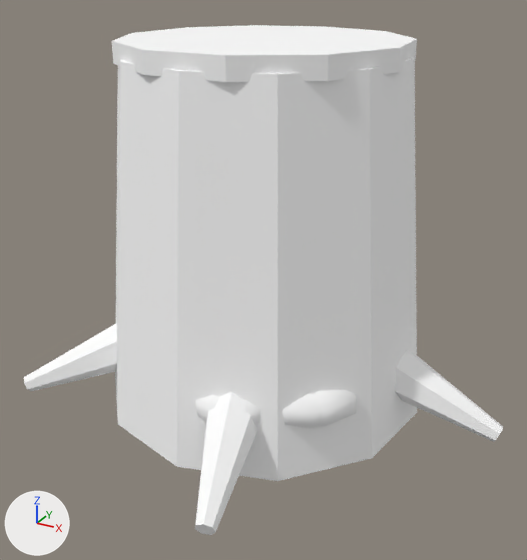
One commit to the glTF model assets/generated/stump_mossy_summer.glb: the scene before it, then after it.
Both versions are drawn from a 50 mm camera at (0.955, -1.744, 1.223) aimed at (0.039, -0.078, 0.391). Every picture has the same lights, and +X, +Y and +Z are marked at lower left. The picture after the commit comes second. Where no turn or scale is listed for an object, it has been applied to the vertices.

Objects in the first picture: 'stump_mossy_summer'.
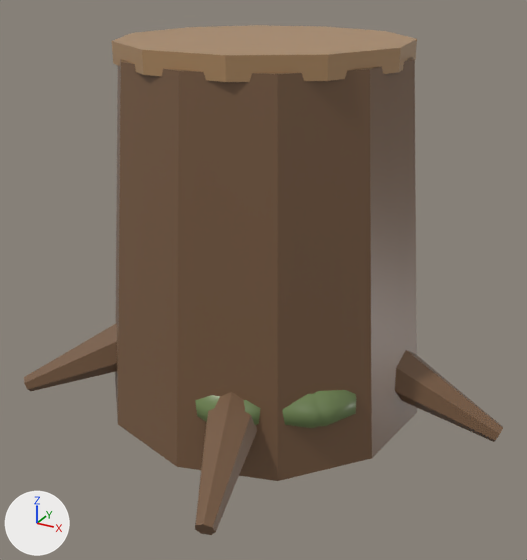
Changed parts and their boxes [x1, y1, x2, y2] in the pictures (527 x 560 px):
'stump_mossy_summer', recoloured (white to brown)
    both: [24, 25, 503, 535]

The change, as a diff of the scene's bpy script:
```diff
--- a/assets/generated/stump_mossy_summer.glb.py
+++ b/assets/generated/stump_mossy_summer.glb.py
@@ mat_bark___rough_dark_brown___summer @@
 mat_bark___rough_dark_brown___summer = principled_material('Bark | rough dark brown | summer')
-mat_bark___rough_dark_brown___summer.base_color = (1.0, 1.0, 1.0)  # white #ffffff
+mat_bark___rough_dark_brown___summer.base_color = (0.19, 0.105, 0.055)  # brown #795b42
 mat_bark___rough_dark_brown___summer.roughness = 0.96
@@ mat_cut_wood___warm_heartwood___summer @@
 mat_cut_wood___warm_heartwood___summer = principled_material('Cut wood | warm heartwood | summer')
-mat_cut_wood___warm_heartwood___summer.base_color = (1.0, 1.0, 1.0)  # white #ffffff
+mat_cut_wood___warm_heartwood___summer.base_color = (0.42, 0.25, 0.12)  # brown #ad8961
 mat_cut_wood___warm_heartwood___summer.roughness = 0.92
@@ mat_moss___damp_green___summer @@
 mat_moss___damp_green___summer = principled_material('Moss | damp green | summer')
-mat_moss___damp_green___summer.base_color = (1.0, 1.0, 1.0)  # white #ffffff
+mat_moss___damp_green___summer.base_color = (0.16, 0.23, 0.085)  # green #6f8452
 mat_moss___damp_green___summer.roughness = 1.0
```
